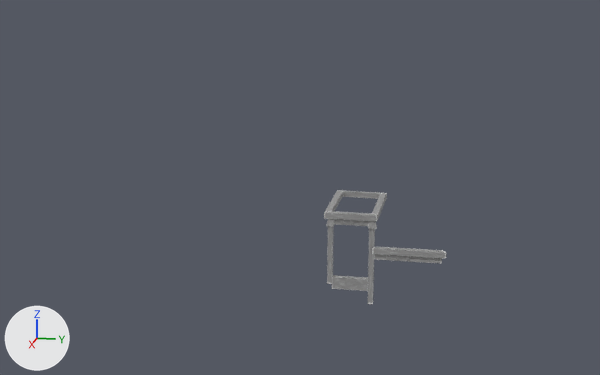
One commit to the FBX model Steel Heel Jam/Assets/Art/Meshes/Powerhouse/SM_ConcreteAccents_01.fbx: the scene before it, then after it.
Before and after are seen from a 50 mm camera at (137.7, 33.6, 71.7) aimed at (-51.9, -4.3, 24.3). Every picture has the same lights, and +X, +Y and +Z are marked at lower left.

Names of what the first picture shows: 'SM_ConcreteAccents_01'.
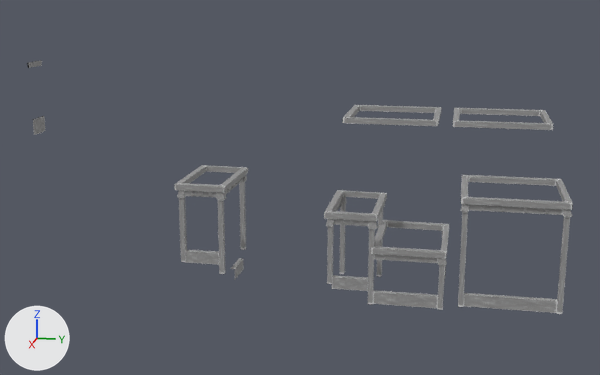
Location of each change, (x1, y1, x2, y2) in pixels of the pictures (600 x 375 px):
'SM_ConcreteAccents_01', reshaped (341% wider, 120% taller)
    before: (324, 190, 447, 305)
    after: (27, 60, 573, 314)
part 1 of me_cube_004, added
    after: (437, 265, 445, 310)
part 2 of me_cube_004, added
    after: (438, 258, 447, 265)
part 3 of me_cube_004, added
    after: (377, 208, 383, 277)
part 4 of me_cube_004, added
    after: (184, 191, 217, 198)
part 5 of me_cube_004, added
    after: (177, 190, 186, 198)
part 6 of me_cube_004, added
    after: (174, 165, 248, 193)
part 7 of me_cube_004, added
    after: (185, 250, 219, 265)
part 8 of me_cube_004, added
    after: (218, 200, 226, 274)
part 9 of me_cube_004, added
    after: (179, 197, 187, 262)
part 10 of me_cube_004, added
    after: (216, 192, 227, 200)
part 11 of me_cube_004, added
    after: (225, 177, 243, 195)
part 12 of me_cube_004, added
    after: (239, 181, 246, 250)
part 13 of me_cube_004, added
    after: (339, 205, 346, 274)
part 14 of me_cube_004, added
    after: (373, 290, 438, 308)
part 15 of me_cube_004, added
    after: (231, 258, 244, 279)
part 16 of me_cube_004, built on
    before: (331, 221, 447, 305)
    after: (331, 105, 573, 314)
part 17 of me_cube_004, added
    after: (27, 60, 45, 135)

The change, as a list of edits to the scene's bpy script:
```text
Change me_cube_004:
    remove me_cube_004.from_pydata(...)  # 160 vertices, 84 faces; spans x -61.9..-40.6, y 3.2..31.0, z 0.3..21.6
    add me_cube_004.from_pydata(...)  # 604 vertices, 344 faces; spans x -89.6..-18.4, y -54.3..57.2, z 0.3..56.0
    me_cube_004 part 1: the loose piece of 8 vertices spanning x -42.1..-40.9, y 13.7..14.8, z 0.3..19.5 is copied, and the copy is scaled about its middle by (1, 1, 0.561), then moved by (0.0, 15.8, -4.2); it spans x -42.1..-40.9, y 29.5..30.7, z 0.3..11.1
    me_cube_004 part 2: the loose piece of 8 vertices spanning x -42.3..-40.6, y 13.5..15.5, z 18.5..20.3 is copied, and the copy is multiplied about its middle by the matrix ((1.01, 0.018, 0.002), (-0.018, 1.01, -0.017), (-0.002, 0.017, 1.01)), then moved by (0.0, 15.7, -7.5); it spans x -42.3..-40.6, y 29.1..31.1, z 11.0..12.8
    me_cube_004 part 3: the loose piece of 8 vertices spanning x -42.1..-40.9, y 13.7..14.8, z 0.3..19.5 is copied, and the copy is moved by (-18.9, 0.0, 0.0); it spans x -61.0..-59.8, y 13.7..14.8, z 0.3..19.5
    me_cube_004 part 4: the loose piece of 6 vertices spanning x -41.3..-41.0, y 5.7..13.6, z 18.8..20.3 is copied, and the copy is moved by (0.0, -35.2, 4.9); it spans x -41.3..-41.0, y -29.5..-21.6, z 23.7..25.2
    me_cube_004 part 5: the loose piece of 8 vertices spanning x -42.3..-40.6, y 3.9..5.7, z 18.5..20.3 is copied, and the copy is moved by (0.0, -35.2, 4.9); it spans x -42.3..-40.6, y -31.2..-29.5, z 23.4..25.2
    me_cube_004 part 6: the loose piece of 16 vertices spanning x -61.9..-40.6, y 3.2..15.5, z 20.2..21.6 is copied, and the copy is moved by (0.0, -35.2, 4.9); it spans x -61.9..-40.6, y -32.0..-19.6, z 25.1..26.5
    me_cube_004 part 7: the loose piece of 6 vertices spanning x -42.1..-41.0, y 5.3..13.8, z 3.5..6.3 is copied, and the copy is moved by (0.0, -35.2, 4.0); it spans x -42.1..-41.0, y -29.9..-21.4, z 7.4..10.3
    me_cube_004 part 8: the loose piece of 8 vertices spanning x -42.1..-40.9, y 4.3..5.4, z 4.6..19.5 is copied, and the copy is scaled about its middle by (-1, -1, -1.22), then moved by (0.0, -25.8, 2.2); it spans x -42.1..-40.9, y -21.5..-20.3, z 5.2..23.4
    me_cube_004 part 9: the loose piece of 8 vertices spanning x -42.1..-40.9, y 4.3..5.4, z 4.6..19.5 is copied, and the copy is scaled about its middle by (-1, -1, -1.06), then moved by (0.0, -35.2, 3.4); it spans x -42.1..-40.9, y -30.9..-29.7, z 7.5..23.4
    me_cube_004 part 10: the loose piece of 8 vertices spanning x -42.3..-40.6, y 13.5..15.5, z 18.5..20.3 is copied, and the copy is multiplied about its middle by the matrix ((1.01, 0.018, 0.002), (-0.018, 1.01, -0.017), (-0.002, 0.017, 1.01)), then moved by (0.0, -35.1, 4.9); it spans x -42.3..-40.6, y -21.7..-19.7, z 23.4..25.2
    me_cube_004 part 11: the loose piece of 6 vertices spanning x -60.1..-41.9, y 14.4..14.8, z 18.8..20.3 is copied, and the copy is moved by (0.0, -35.2, 4.9); it spans x -60.1..-41.9, y -20.8..-20.4, z 23.7..25.2
    me_cube_004 part 12: the loose piece of 8 vertices spanning x -42.1..-40.9, y 4.3..5.4, z 4.6..19.5 is copied, and the copy is scaled about its middle by (1, 1, 1.29), then moved by (-18.9, -25.8, 2.7); it spans x -61.0..-59.8, y -21.5..-20.3, z 5.2..24.4
    me_cube_004 part 13: the loose piece of 8 vertices spanning x -42.1..-40.9, y 13.7..14.8, z 0.3..19.5 is copied, and the copy is mirrored in y about its middle, then moved by (-18.9, -9.4, 0.0); it spans x -61.0..-59.8, y 4.3..5.5, z 0.3..19.5
    me_cube_004 part 14: the loose piece of 6 vertices spanning x -42.1..-41.0, y 5.3..13.8, z 3.5..6.3 is copied, and the copy is scaled about its middle by (1, 1.74, 1), then moved by (0.0, 12.6, -3.0); it spans x -42.1..-41.0, y 14.7..29.6, z 0.5..3.3
    me_cube_004 part 15: the loose piece of 6 vertices spanning x -60.1..-41.9, y 14.4..14.8, z 18.8..20.3 is copied, and the copy is scaled about its middle by (-0.462, 3.39, -1.97), then moved by (-3.0, -35.5, -17.7); it spans x -58.2..-49.8, y -21.5..-20.3, z 0.5..3.3
    me_cube_004 part 16: 53 vertices moved from x -42.3..-40.6, y 3.9..30.1, z 11.1..20.3 to x -42.3..-40.6, y 3.9..29.7, z 11.1..20.3; 186 vertices added at x -89.6..-41.9, y 3.6..57.2, z 0.3..39.1
    me_cube_004 part 17: 16 vertices added at x -23.9..-18.4, y -54.3..-53.8, z 41.1..56.0
```
